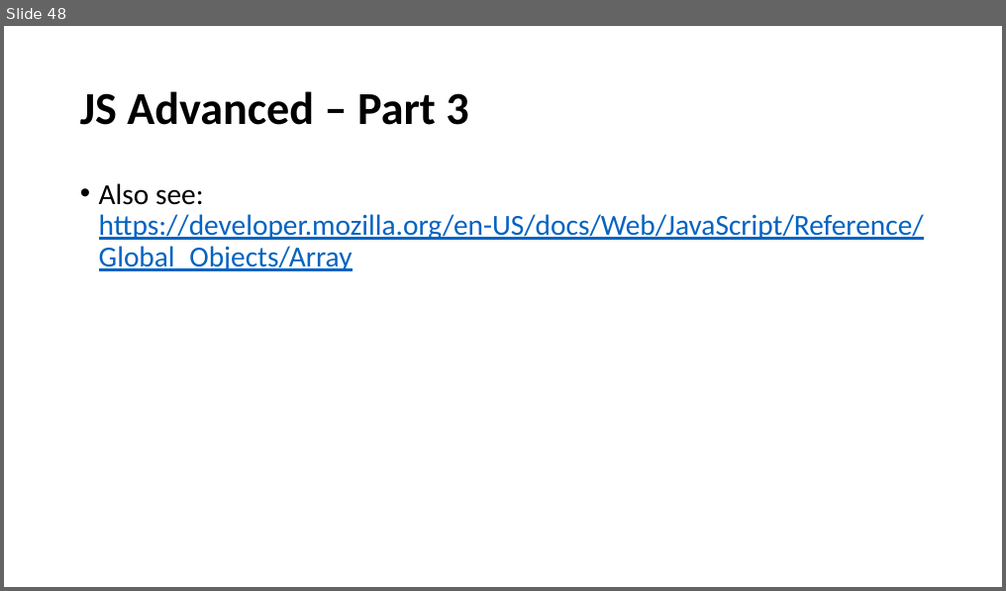
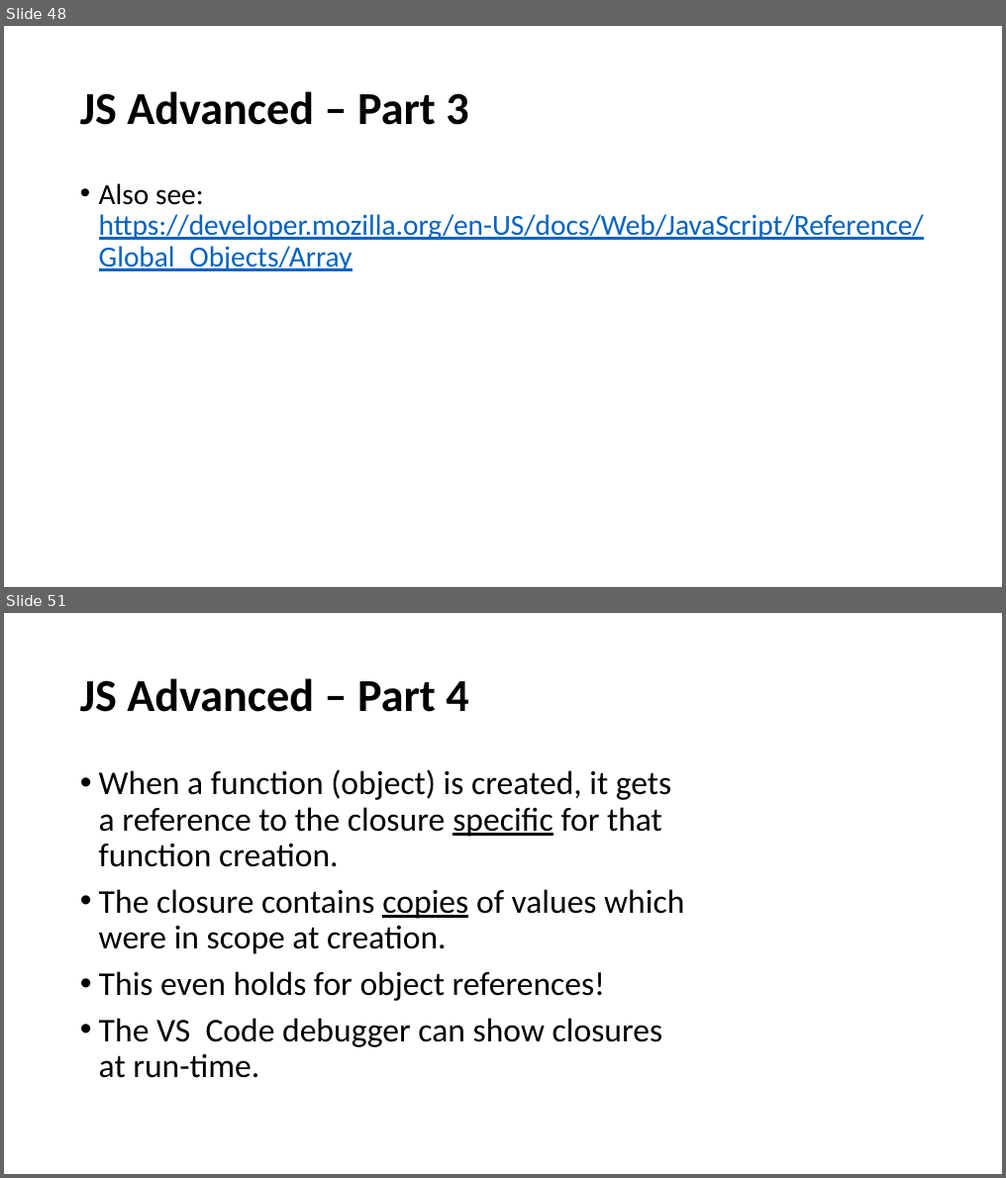
Before and after one commit to perl-easj/WebProg, a slide deck: 30_JavaScript/JavaScriptAdvanced.pptx. Shown one above the other, each under a label of ours: slide 48 before the commit, slides 48 and 51 after it; the slides between them are not shown. The pictures are 1006x591 and 1006x1178 pixels, drawn with LibreOffice and Linux fonts; fonts in the diff are those of the drawing. Boxes give left, top, right and bottom in pixels: in the first picture for what was removed or moved away, otherwise in the second. Text is boxed around its words. In the diff, an @@ line names an element or a change of style, - is before the commit and + after.

```diff
--- a/30_JavaScript/JavaScriptAdvanced.pptx
+++ b/30_JavaScript/JavaScriptAdvanced.pptx
@@ slide 51 added at bbox=[4, 613, 1002, 1174], background #FFFFFF @@
@@ title added at bbox=[80, 678, 468, 712], 44 pt, text #000000, bold @@
+JS Advanced – Part 4
@@ text added at bbox=[99, 769, 684, 1078], 32 pt, text #000000 @@
+• When a function (object) is created, it gets a reference to the closure specific for that function creation.
+• The closure contains copies of values which were in scope at creation.
+• This even holds for object references!
+• The VS Code debugger can show closures at run-time.
```
Also in this commit, not shown: 15 other slides added, 9 other files.
